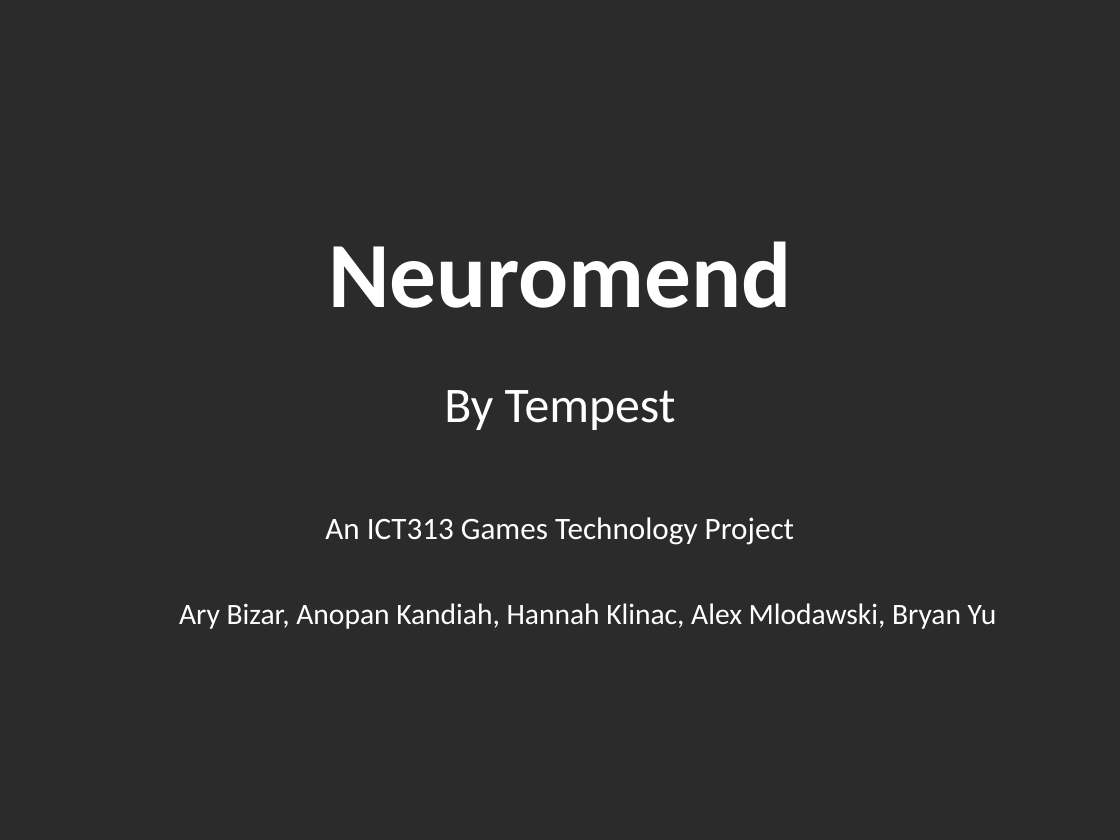
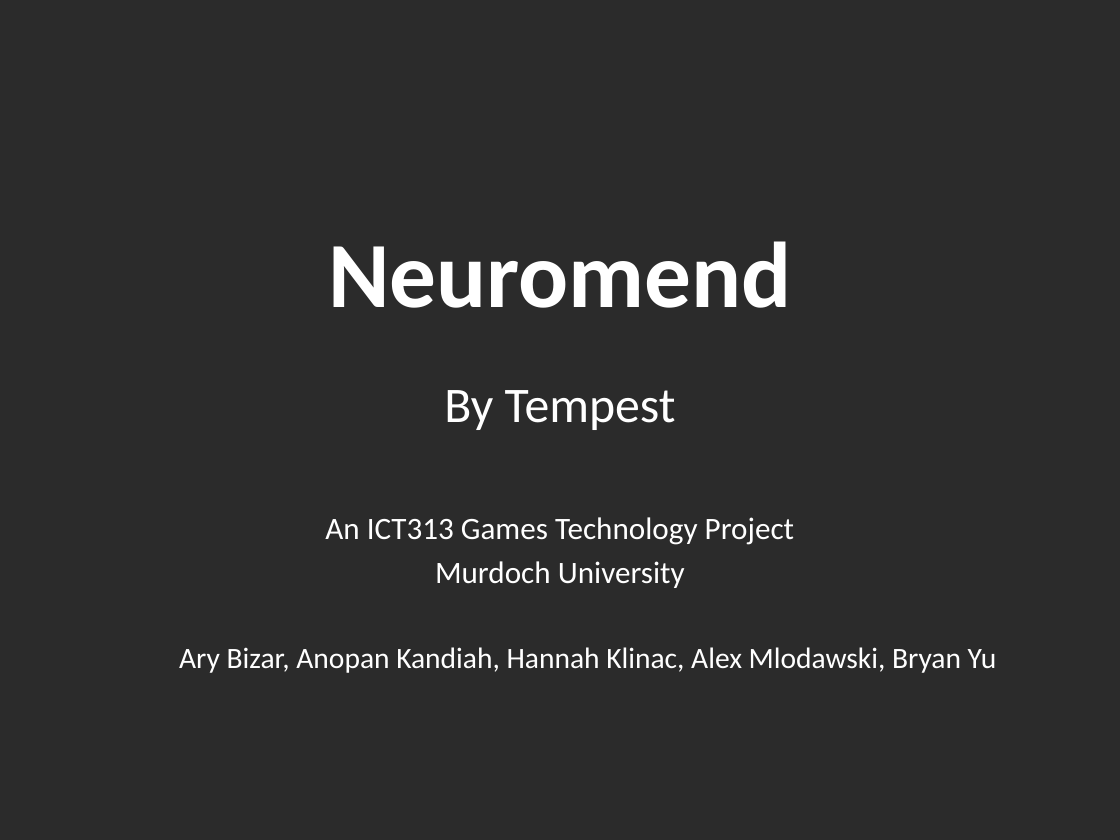
Before and after one commit to Hankli/VirtualEnvironments-Project, a slide deck: slide 1 of Documents/Presentations/Final Presentation v2.pptx. Drawn at 1120x840 pixels with LibreOffice and Linux fonts; fonts in the diff are those of the drawing; background and template pictures are left out; a plain dark background stands for a picture behind light text. Boxes give left, top, right and bottom in pixels: in the first picture for what was removed or moved away, otherwise in the second. Text is boxed around its words. In the diff, an @@ line names an element or a change of style, - is before the commit and + after.

```diff
--- a/Documents/Presentations/Final Presentation v2.pptx
+++ b/Documents/Presentations/Final Presentation v2.pptx
@@ subtitle at [435, 561, 685, 588]: paragraph added @@
+Murdoch University
```
Also in this commit, not shown: 16 other slides changed, 7 other files.
